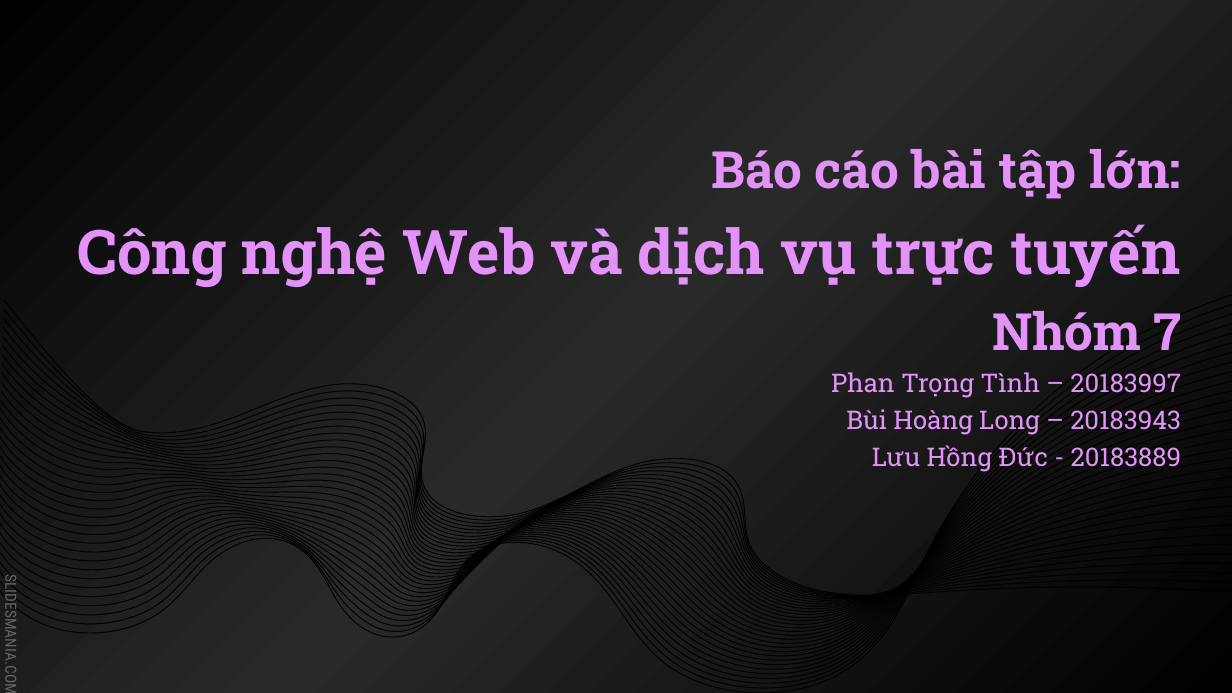
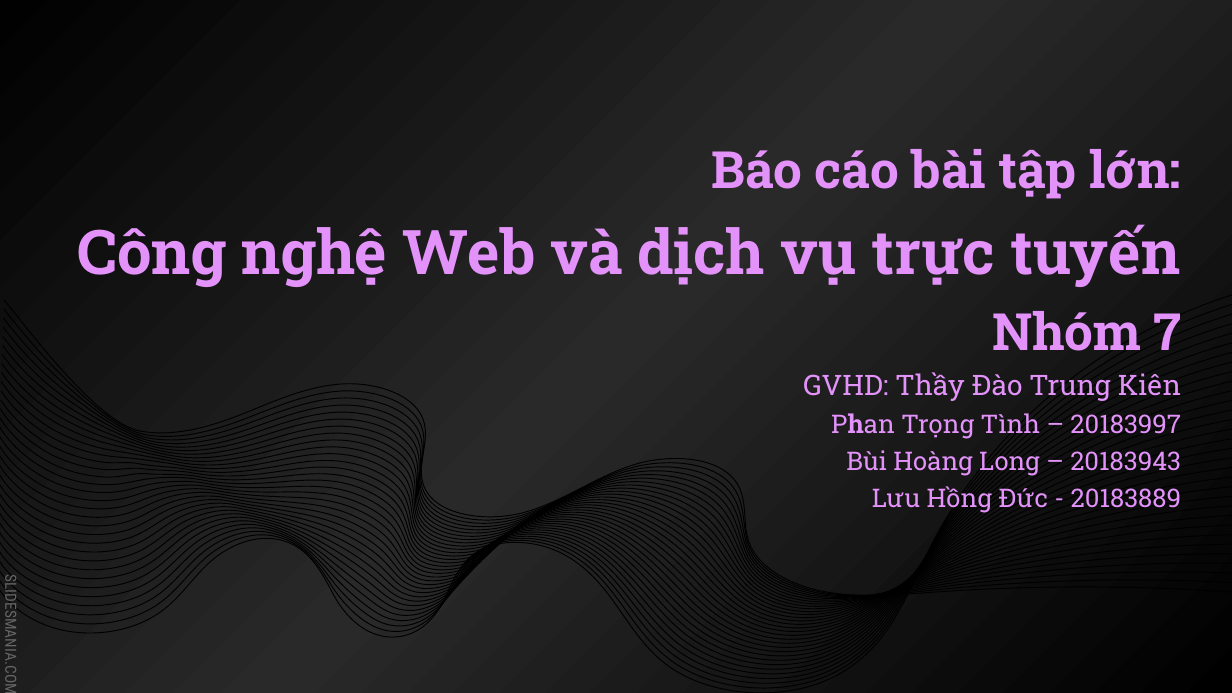
Before and after one commit to tinhphantrong0612/it4409, a slide deck: slide 1 of Presentation_Group7.pptx. Drawn at 1232x693 pixels with LibreOffice and Linux fonts; fonts in the diff are those of the drawing. Boxes give left, top, right and bottom in pixels: in the first picture for what was removed or moved away, otherwise in the second. Text is boxed around its words. In the diff, an @@ line names an element or a change of style, - is before the commit and + after.

Commit message:
Chỉnh sửa Slide, thêm clickNavbar vào AdminHeader

```diff
--- a/Presentation_Group7.pptx
+++ b/Presentation_Group7.pptx
@@ title at [77,149,1182,513]: text changed @@
-Báo cáo bài tập lớn:
-Công nghệ Web và dịch vụ trực tuyến
-Nhóm 7
-Phan Trọng Tình – 20183997
-Bùi Hoàng Long – 20183943
-Lưu Hồng Đức - 20183889
+Báo cáo bài tập lớn:
+Công nghệ Web và dịch vụ trực tuyến
+Nhóm 7
+GVHD: Thầy Đào Trung Kiên
+Phan Trọng Tình – 20183997
+Bùi Hoàng Long – 20183943
+Lưu Hồng Đức - 20183889
```
Also in this commit, not shown: 1 other file.
